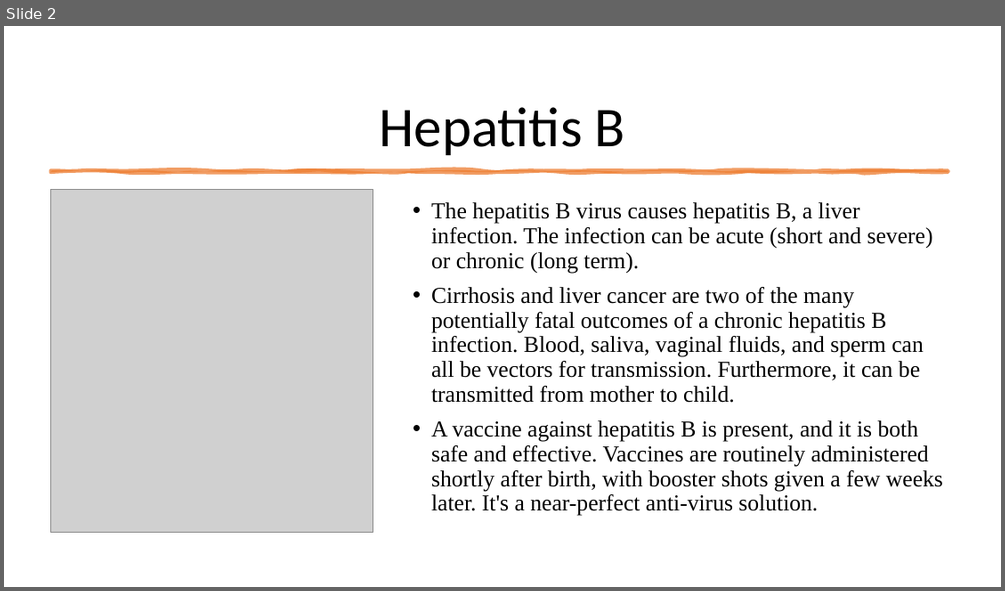
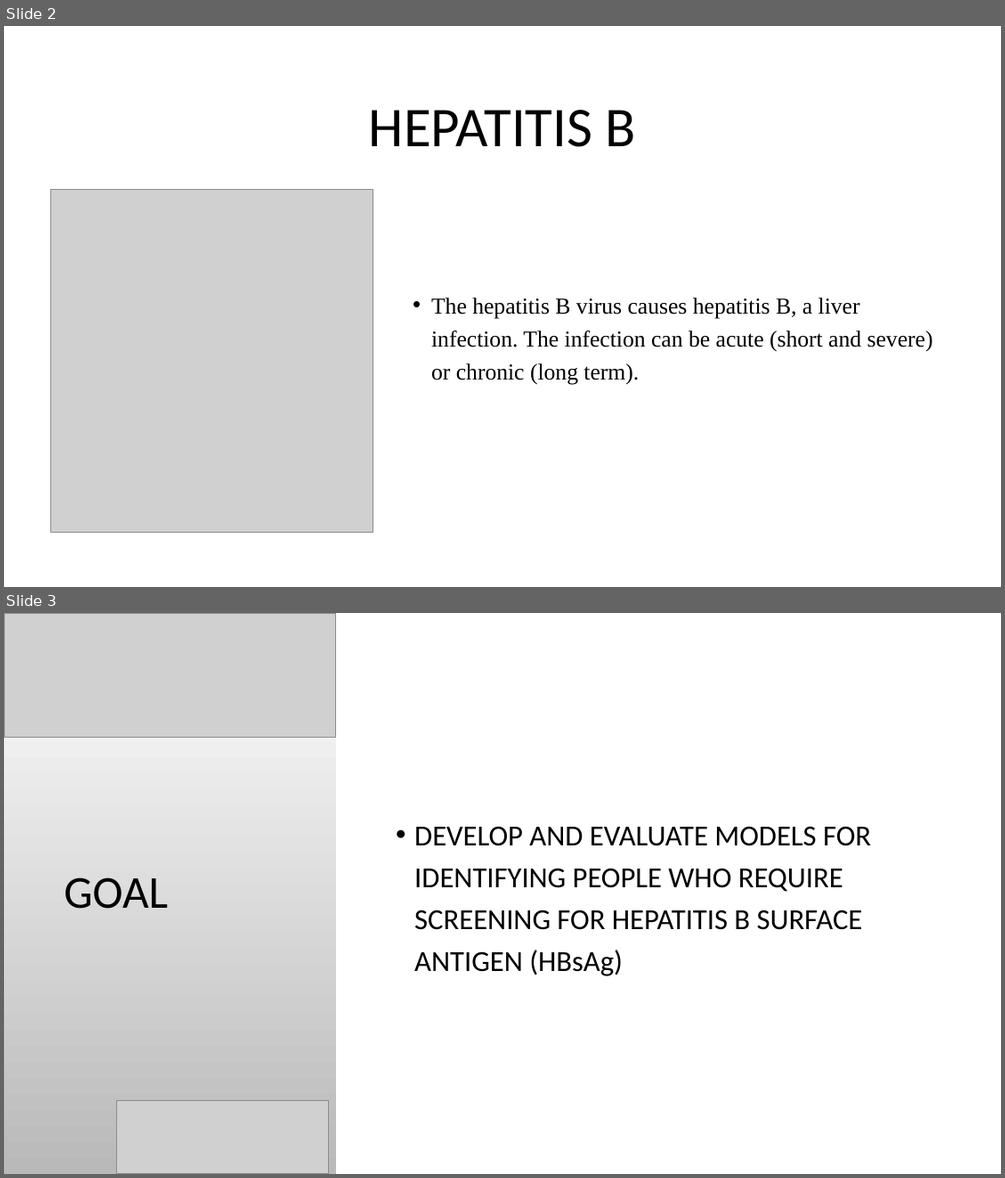
Before and after one commit to johnnie19/NHANES-HBV-Prediction-Analysis, a slide deck: Predictive Model for Chronic Hepatitis B Infection DataDivers.pptx. Shown one above the other, each under a label of ours: slide 2 before the commit, slides 2 and 3 after it. The pictures are 1005x591 and 1005x1178 pixels, drawn with LibreOffice and Linux fonts; fonts in the diff are those of the drawing; grey boxes stand for pictures; background and template pictures are left out. Boxes give left, top, right and bottom in pixels: in the first picture for what was removed or moved away, otherwise in the second. Text is boxed around its words. In the diff, an @@ line names an element or a change of style, - is before the commit and + after.

```diff
--- a/Predictive Model for Chronic Hepatitis B Infection DataDivers.pptx
+++ b/Predictive Model for Chronic Hepatitis B Infection DataDivers.pptx
@@ slide 3 added at (4, 613, 1001, 1174), background picture (left out) @@
@@ rectangle added at (4, 613, 336, 1174), fill gradient #FFFFFF to #B9B9B9 @@
@@ picture added at (4, 613, 336, 737) @@
@@ rectangle added at (336, 613, 1001, 1174), fill #FFFFFF @@
@@ text added at (414, 826, 871, 976), 28 pt, text #000000 @@
+• DEVELOP AND EVALUATE MODELS FOR IDENTIFYING PEOPLE WHO REQUIRE SCREENING FOR HEPATITIS B SURFACE ANTIGEN (HBsAg)
@@ title added at (64, 877, 168, 908), 44 pt, text #000000 @@
+GOAL
@@ picture added at (117, 1101, 329, 1174) @@
@@ slide 2 changed as well @@
@@ title at (369, 110, 636, 147): text changed @@
-Hepatitis B
+HEPATITIS B
@@ freeform shape removed at (51, 170, 948, 172) @@
@@ text "The hepatitis B virus causes ...": place and size @@
-text "The hepatitis B virus causes ..." at (431, 202, 943, 516)
+text "The hepatitis B virus causes ..." at (431, 297, 933, 384)
@@ text "The hepatitis B virus causes ..." at (431, 297, 933, 384): line spacing 0.9 to 1.2 @@
@@ text at (431, 287, 943, 516): paragraphs removed @@
-• Cirrhosis and liver cancer are two of the many potentially fatal outcomes of a chronic hepatitis B infection. Blood, saliva, vaginal fluids, and sperm can all be vectors for transmission. Furthermore, it can be transmitted from mother to child.
-• A vaccine against hepatitis B is present, and it is both safe and effective. Vaccines are routinely administered shortly after birth, with booster shots given a few weeks later. It's a near-perfect anti-virus solution.
```
Also in this commit, not shown: 5 other slides changed, 11 other slides added, 8 slides removed.
